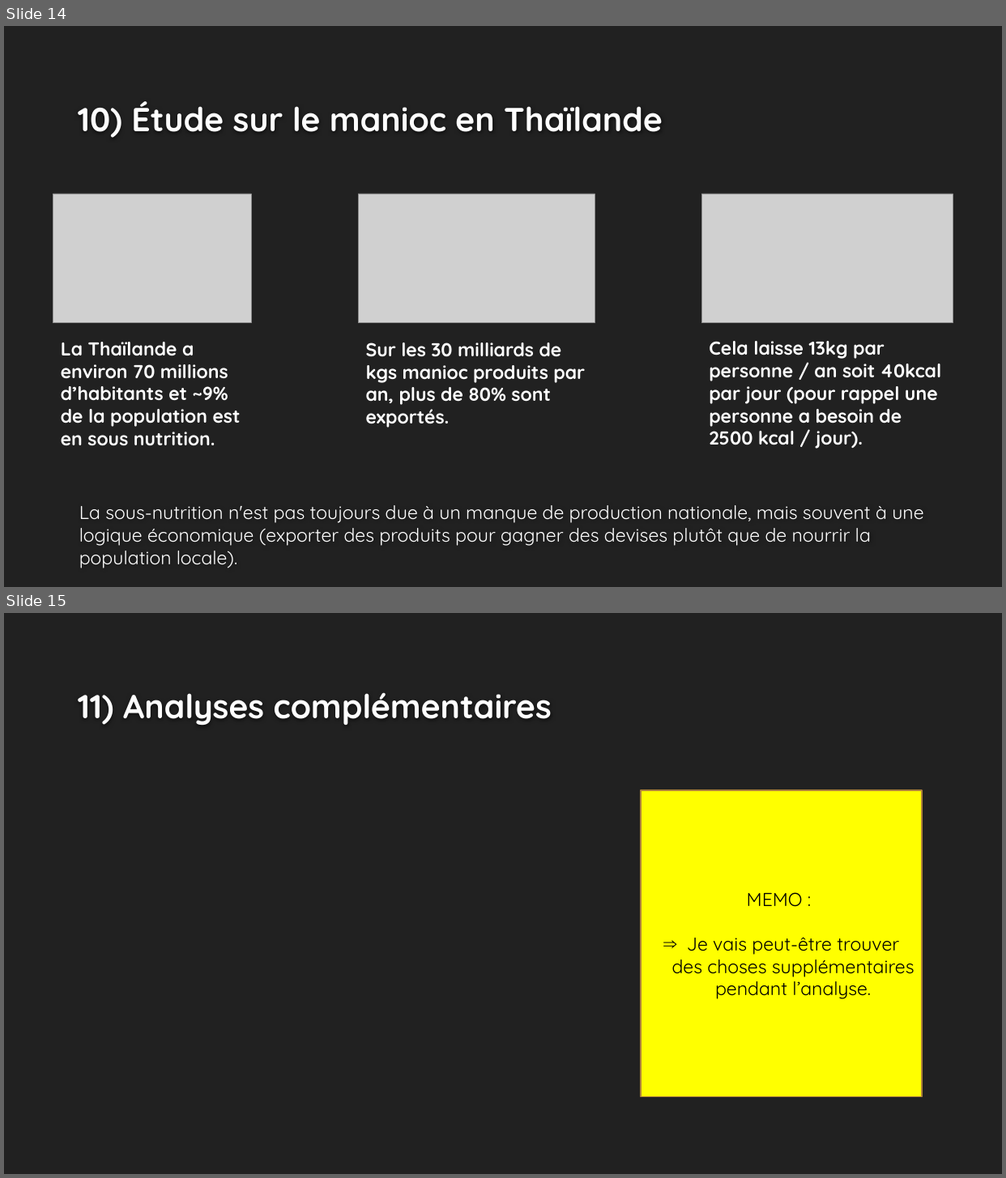
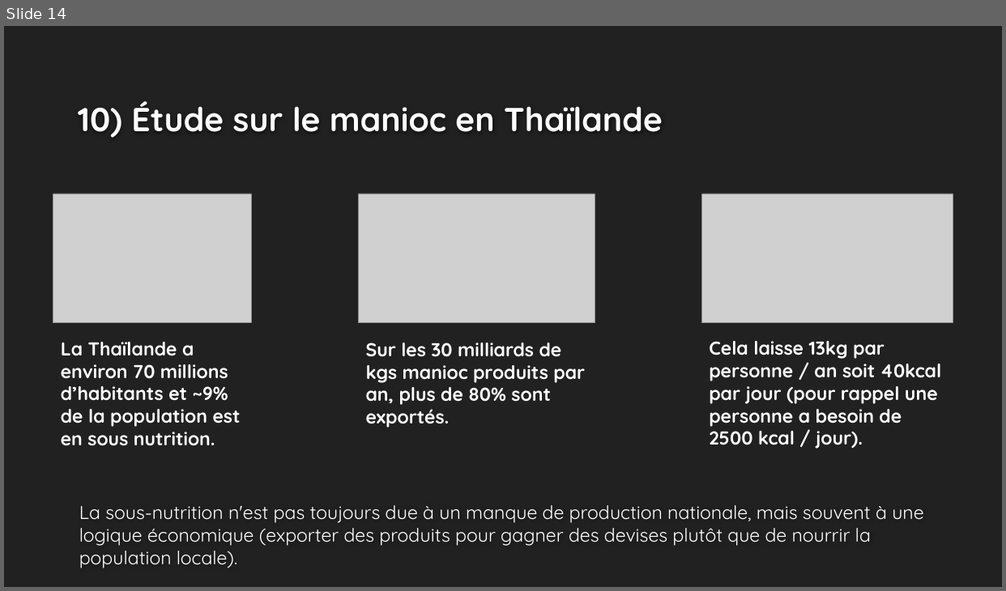
Before and after one commit to ziedbelhocine/Cours-OC, a slide deck: Data_Analyst/Projet_4/Template+de+présentation_Faim_monde-V2.pptx. Shown one above the other, each under a label of ours: slides 14 and 15 before the commit, slide 14 after it. The pictures are 1006x1178 and 1006x591 pixels, drawn with LibreOffice and Linux fonts; fonts in the diff are those of the drawing; grey boxes stand for pictures; background and template pictures are left out. Boxes give left, top, right and bottom in pixels: in the first picture for what was removed or moved away, otherwise in the second. Text is boxed around its words. In the diff, an @@ line names an element or a change of style, - is before the commit and + after.

```diff
--- a/Data_Analyst/Projet_4/Template+de+présentation_Faim_monde-V2.pptx
+++ b/Data_Analyst/Projet_4/Template+de+présentation_Faim_monde-V2.pptx
@@ slide 15 removed at [4,613,1002,1174], background #212121 @@
@@ title removed at [78,692,552,725] @@
-11) Analyses complémentaires
@@ rectangle removed at [641,790,922,1097] @@
-MEMO :
-⇒ Je vais peut-être trouver des choses supplémentaires pendant l’analyse.
```
Also in this commit, not shown: 2 slides changed, 5 slides added, 1 other slide removed, 1 other file.
